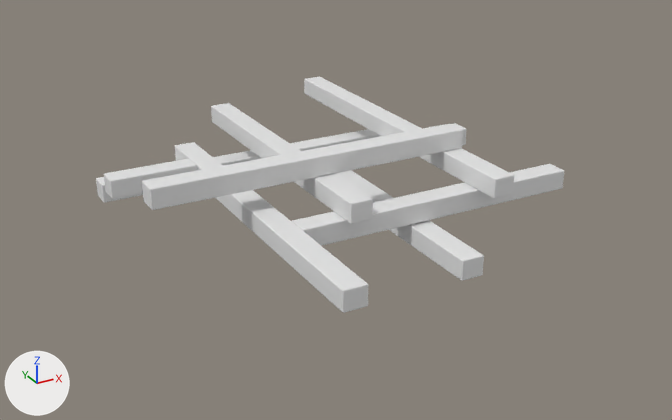
The FBX model Assets/Art/Models/SceneElements/Ceiling.fbx as it was, and as the next commit left it.
Camera for both pictures: a 50 mm lens placed at (-68.3, -25.2, 21.5), pointed at (-45.1, 17.0, 0.4). Lighting does not change. The marker at lower left points along +X, +Y and +Z. Where no turn or scale is listed for an object, it has been applied to the vertices. Vertices at the same position are counted once.

Before the edit, the objects in view are built like this:
```python
me_cube_007 = bpy.data.meshes.new('Cube.007')
me_cube_007.from_pydata(...)  # 814 vertices, 782 faces; spans x -11.5..11.6, y -13.8..13.1, z 0.0..4.6
ob_cube_034 = bpy.data.objects.new('Cube.034', me_cube_007)
ob_cube_034.location = (-44.79, 19.15, 0.0)
```
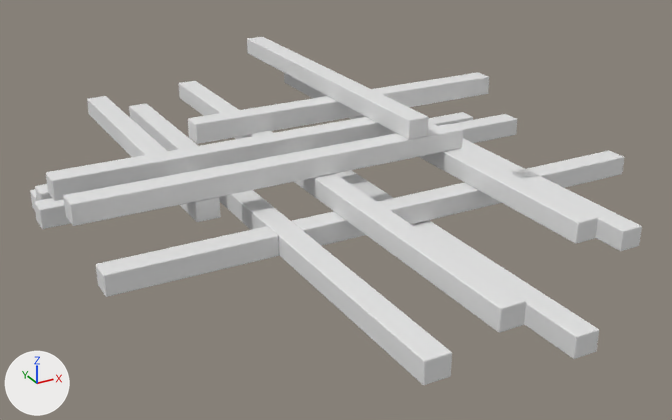
Changed parts and their boxes [x1, y1, x2, y2] in the pictures (672 x 420 px; the box of a moved part takes in the faces that stretch with it):
'Cube.034', reshaped (31% wider, 47% taller)
    before: [96, 77, 564, 313]
    after: [30, 37, 642, 385]
part 1 of me_cube_007, moved or reshaped
    before: [96, 129, 380, 203]
    after: [34, 114, 517, 229]
part 2 of me_cube_007, added
    after: [96, 226, 279, 297]
part 3 of me_cube_007, moved or reshaped
    before: [304, 77, 514, 199]
    after: [428, 121, 642, 251]
part 4 of me_cube_007, rebuilt (113% wider, 107% taller)
    before: [211, 103, 373, 224]
    after: [179, 81, 526, 333]
part 5 of me_cube_007, rebuilt (67% wider, 65% taller)
    before: [175, 142, 368, 313]
    after: [129, 103, 452, 385]
part 6 of me_cube_007, added
    after: [30, 112, 473, 210]
part 7 of me_cube_007, added
    after: [46, 117, 396, 201]
part 8 of me_cube_007, added
    after: [87, 96, 220, 222]
part 9 of me_cube_007, added
    after: [284, 73, 598, 244]
part 10 of me_cube_007, added
    after: [188, 72, 489, 144]
part 11 of me_cube_007, added
    after: [247, 37, 429, 139]
part 12 of me_cube_007, deleted
    before: [452, 123, 467, 145]
part 13 of me_cube_007, moved or reshaped
    before: [104, 124, 463, 210]
    after: [35, 124, 463, 226]
part 14 of me_cube_007, moved or reshaped
    before: [292, 164, 564, 246]
    after: [292, 151, 624, 246]
part 15 of me_cube_007, deleted
    before: [335, 170, 484, 281]
part 16 of me_cube_007, added
    after: [335, 170, 599, 359]

The change, as a list of edits to the scene's bpy script:
```text
Change me_cube_007:
    used by ob_cube_034; location = (-44.79, 19.15, 0.0)
    remove me_cube_007.from_pydata(...)  # 814 vertices, 782 faces; spans x -11.5..11.6, y -13.8..13.1, z 0.0..4.6
    add me_cube_007.from_pydata(...)  # 1327 vertices, 1244 faces; spans x -15.7..16.2, y -20.0..17.5, z 0.0..5.7
    me_cube_007 part 1: the loose piece of 96 vertices spanning x -11.3..10.7, y 6.0..7.2, z 0.0..1.1 is scaled about its middle by (1.41, 1, 1), then moved by (0.1, -4.7, 1.2)
    me_cube_007 part 2: the loose piece of 88 vertices spanning x -11.4..-6.3, y 3.4..4.7, z 1.2..2.3 is copied, and the copy is scaled about its middle by (1.7, 1, 1), then moved by (-1.7, -10.8, 0.0); it spans x -14.9..-6.3, y -7.4..-6.1, z 1.2..2.3
    me_cube_007 part 3: the loose piece of 96 vertices spanning x 5.5..6.8, y -8.8..13.1, z 2.3..3.4 is scaled about its middle by (-1, -1.24, 1), then moved by (3.0, -3.6, -1.1)
    me_cube_007 part 4: the loose piece of 90 vertices spanning x -2.6..-1.4, y -8.0..10.3, z 2.3..3.4 is rebuilt with 86 vertices and now spans x -2.6..-1.4, y -19.8..16.4, z 2.3..3.4
    me_cube_007 part 5: the loose piece of 88 vertices spanning x -6.3..-5.0, y -13.8..7.2, z 1.2..2.3 is rebuilt with 82 vertices and now spans x -6.3..-5.0, y -20.0..16.4, z 1.2..2.3
    me_cube_007 part 6: a new loose piece of 94 vertices spanning x -15.1..15.3, y 6.0..7.2, z 0.0..1.1
    me_cube_007 part 7: a new loose piece of 92 vertices spanning x -15.3..5.1, y -0.8..0.5, z 3.4..4.6
    me_cube_007 part 8: a new loose piece of 91 vertices spanning x -9.2..-7.9, y -4.2..15.8, z 2.3..3.4
    me_cube_007 part 9: a new loose piece of 90 vertices spanning x 5.5..6.8, y -15.1..16.4, z 2.3..3.4
    me_cube_007 part 10: a new loose piece of 86 vertices spanning x -6.1..14.8, y 3.9..5.2, z 3.4..4.6
    me_cube_007 part 11: a new loose piece of 81 vertices spanning x 3.2..4.4, y -4.2..17.5, z 4.6..5.7
    me_cube_007 part 12: the loose piece of 88 vertices spanning x -5.0..11.2, y 1.2..2.5, z 1.2..2.3 is deleted
    me_cube_007 part 13: 96 vertices removed from x -11.5..-11.3, y -4.2..4.7, z 1.2..4.6; 94 vertices added at x -15.2..-15.1, y -4.2..4.7, z 1.2..4.6
    me_cube_007 part 14: 48 vertices removed from x 11.6, y -7.4..-6.1, z 1.2..2.3; 41 vertices added at x 16.2, y -7.4..-6.1, z 1.2..2.3
    me_cube_007 part 15: 48 vertices removed from x 1.3..2.6, y -12.0, z 0.0..1.1
    me_cube_007 part 16: 46 vertices added at x 1.3..2.6, y -20.0..-19.9, z 0.0..1.1
```
